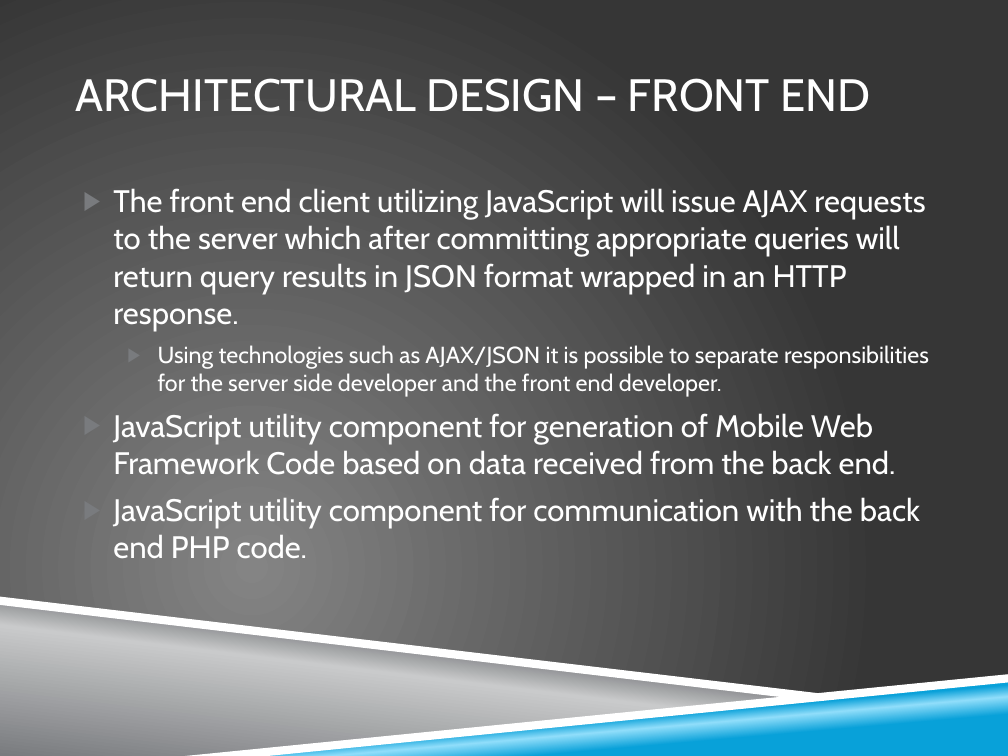
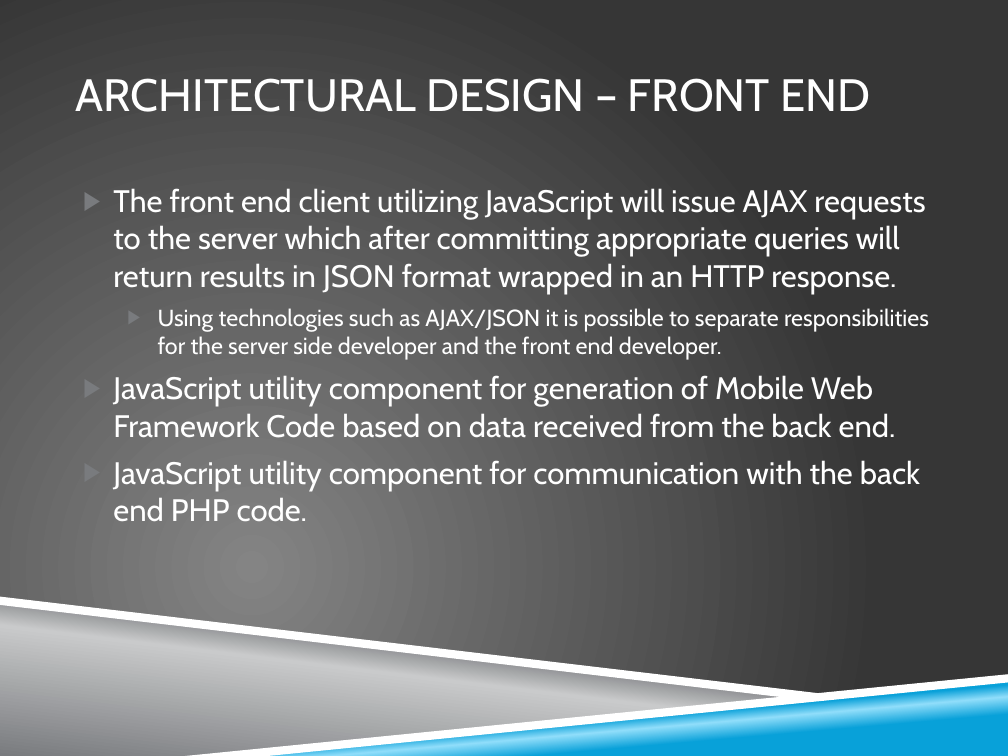
Before and after one commit to zkhalapyan/whoop-txt, a slide deck: slide 10 of doc/final_presentation.pptx. Drawn at 1008x756 pixels with LibreOffice and Linux fonts; fonts in the diff are those of the drawing; background and template pictures are left out. Boxes give left, top, right and bottom in pixels: in the first picture for what was removed or moved away, otherwise in the second. Text is boxed around its words. In the diff, an @@ line names an element or a change of style, - is before the commit and + after.

Commit message:
(Wade) Fixed lots of stuff from mid-term section of presentation, added stuff for front end, testing and issue tracker, etc. Only part that needs to be done still is desktop.

```diff
--- a/doc/final_presentation.pptx
+++ b/doc/final_presentation.pptx
@@ text at (113,188,925,294): text changed @@
-▶ The front end client utilizing JavaScript will issue AJAX requests to the server which after committing appropriate queries will return query results in JSON format wrapped in an HTTP response.
+▶ The front end client utilizing JavaScript will issue AJAX requests to the server which after committing appropriate queries will return results in JSON format wrapped in an HTTP response.
```
Also in this commit, not shown: 9 other slides changed, 3 slides added.
